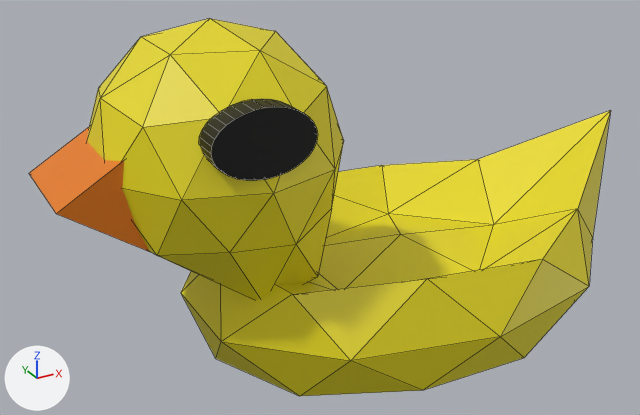
One commit to the FBX model Assets/RoomPackage/Models/Room Models/duck.fbx: the scene before it, then after it.
The view is the same before and after, from a 50 mm lens placed at (-4.14, -6.01, 1.19), pointed at (-0.77, 0.12, -1.87). The axes (+X, +Y, +Z) are drawn at lower left. The lights are the same throughout. Mesh edges are drawn as thin lines. Where no turn or scale is listed for an object, it has been applied to the vertices.
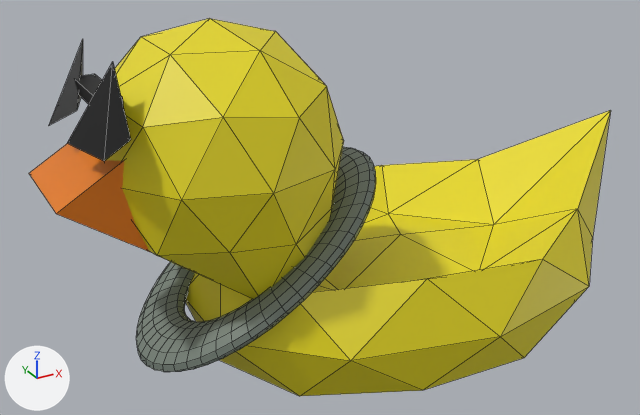
The change, as a list of edits to the scene's bpy script:
```text
Add mat_material_003:
    mat_material_003 = principled_material('Material.003')
    mat_material_003.base_color = (0.187, 0.227, 0.192)  # grey #788379
Add me_cube_003:
    me_cube_003.from_pydata(...)  # a box spanning x -1.0..1.0, y -1.0..1.0, z -1.0..1.0
    me_cube_003.materials.append(mat_material_002)  # black #000000
Add me_cube_002:
    me_cube_002.from_pydata([(-0.369, 0.173, -0.459), (-0.262, -0.339, -0.44), (-0.051, -0.007, 0.107), (-0.17, 0.219, -0.361), (-0.063, -0.294, -0.343)], [], [(0, 1, 2), (2, 4, 3), (3, 4, 1, 0), (2, 3, 0), (2, 1, 4)])
    me_cube_002.materials.append(mat_material_002)  # black #000000
Add me_torus:
    me_torus.from_pydata(...)  # 576 vertices, 576 faces; spans x -1.03..1.03, y -0.84..0.84, z -0.73..0.73
    me_torus.materials.append(mat_material_003)  # grey #788379
Add me_cube:
    me_cube.from_pydata([(-0.228, 0.338, -0.459), (-0.398, -0.157, -0.44), (-0.047, 0.02, 0.107), (-0.034, 0.275, -0.361), (-0.204, -0.22, -0.343)], [], [(0, 1, 2), (2, 4, 3), (3, 4, 1, 0), (2, 3, 0), (2, 1, 4)])
    me_cube.materials.append(mat_material_002)  # black #000000
Remove ob_cylinder:
    ob_cylinder = bpy.data.objects.new('Cylinder', me_cylinder)
    ob_cylinder.location = (-1.776, -0.868, -0.782)
Add ob_cube_003:
    ob_cube_003 = bpy.data.objects.new('Cube.003', me_cube_003)
    ob_cube_003.location = (-2.609, -0.007, -0.567)
    ob_cube_003.rotation_euler = (-3.142, 0.0, 0.0)  # degrees (-180, 0, 0)
    ob_cube_003.scale = (-0.0831, -0.335, -0.0493)
Add ob_cube_002:
    ob_cube_002 = bpy.data.objects.new('Cube.002', me_cube_002)
    ob_cube_002.location = (-2.525, -0.363, -0.37)
Add ob_torus:
    ob_torus = bpy.data.objects.new('Torus', me_torus)
    ob_torus.location = (-1.444, 0.0, -2.1)
Add ob_cube_001:
    ob_cube_001 = bpy.data.objects.new('Cube.001', me_cube)
    ob_cube_001.location = (-2.525, 0.353, -0.37)
```

Changed parts and their boxes (x1, y1, x2, y2) in the pictures (640 x 415 px):
'Torus', added
    after: (136, 147, 376, 372)
'Cylinder', deleted (black)
    before: (199, 99, 318, 180)
'Cube.002', added (black)
    after: (67, 62, 131, 161)
'Cube.001', added (black)
    after: (49, 40, 83, 125)
'Cube.003', added (black)
    after: (75, 74, 124, 108)
